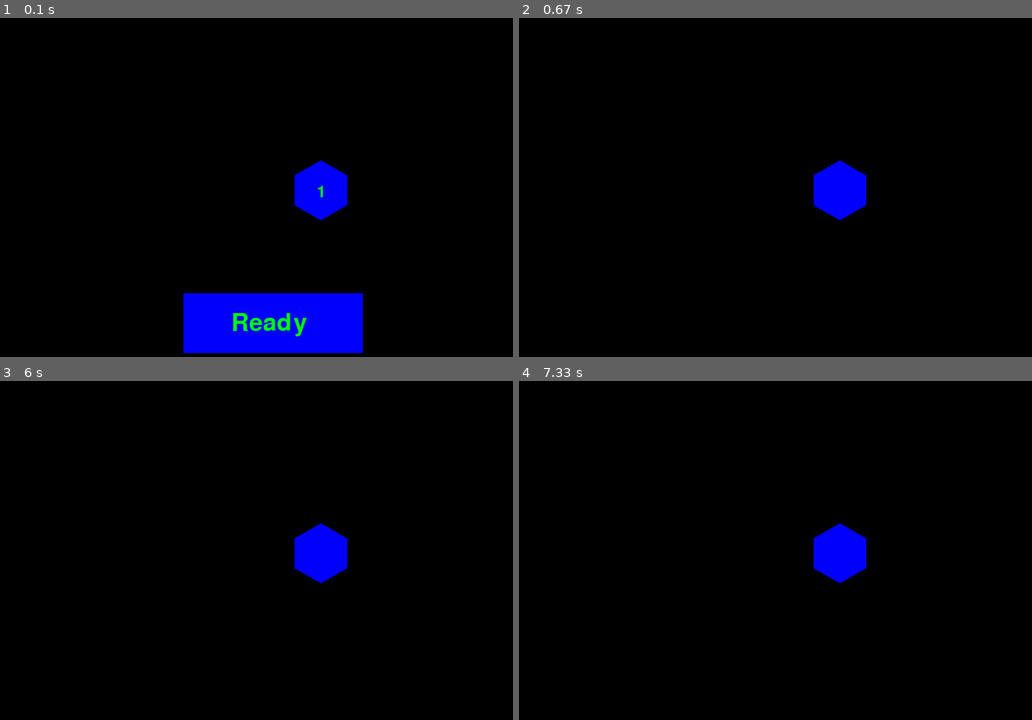
Above: before the commit, frames 1-4 (two rows, left to right).
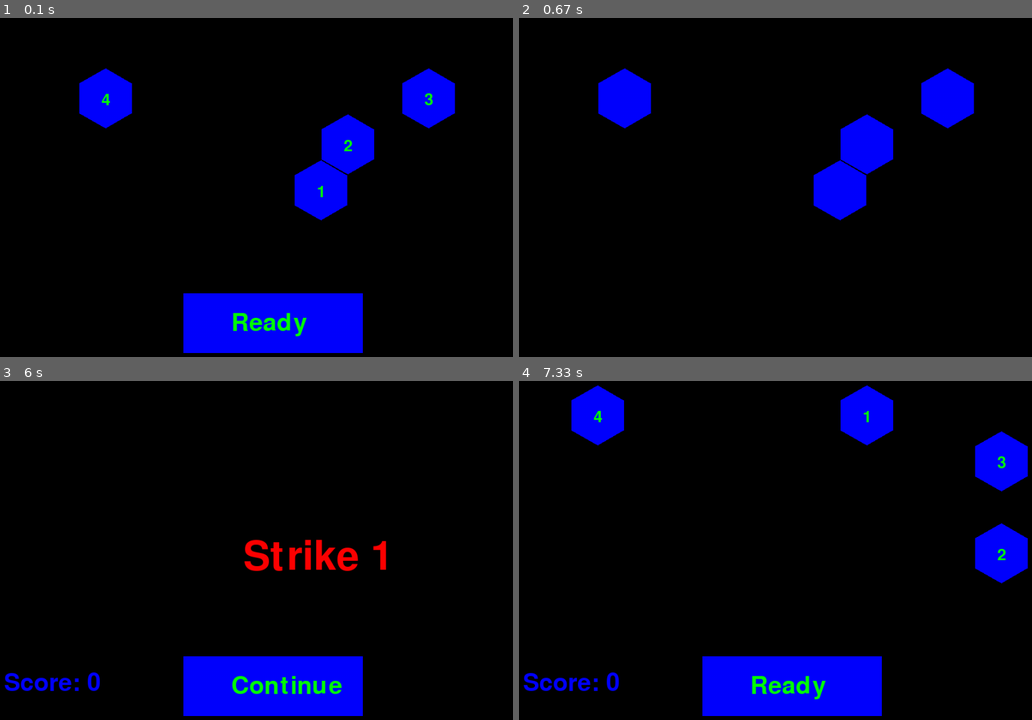
Above: after the commit, the same moments.

Repository: znavarra/Memory-Game
Game: pygame game, started from memory pygame.py
The game is run twice, just before and just after one commit, with the same random seed, the same clock (stepped at 60 frames per second) and the same inputs.
Inputs (mouse positions are in pixels of both pictures, inside the frame that each line leads up to):
- Up to frame 1 (0.1 s): no input
- Up to frame 2 (0.67 s): press the mouse at (790, 323) at 0.37 s; move the mouse to (698, 231) at 0.47 s; release the mouse at (606, 140) at 0.6 s
- Up to frame 3 (6 s): click (364, 489) at 5.72 s
- Up to frame 4 (7.33 s): press the mouse at (790, 686) at 6.03 s; move the mouse to (693, 611) at 6.13 s; release the mouse at (595, 536) at 6.27 s

The runs differ from the first frame. In frame 1, 4.2% of the frame differs, in the area x 15-89%, y 14-47%; in frame 2, 4.2%; in frame 3, 8.7%; in frame 4, 14%, in the area x 0-100%, y 1-99%.

Commit message:
implemented timer to measure duration before being ready

Diff:
--- a/memory pygame.py
+++ b/memory pygame.py
@@ -7,10 +7,15 @@
 
 width = 1000
 height = 700
+screen = pygame.display.set_mode((width,height))
+
 blue = (0, 0, 255)
 red = (255, 0, 0)
 green = (0, 255, 0)
 black = (0, 0 , 0)
+pink = (255, 16, 240)
+
+clock = pygame.time.Clock()
 font = pygame.font.SysFont(None, 40)
 score_font = pygame.font.SysFont(None, 60)
 game_over_font = pygame.font.SysFont(None, 100)
@@ -19,6 +24,7 @@
 ready_rect = Rect(350, 500, 300, 100)
 score_rect = Rect(50,525,300,100)
 
+time = []
 hexes = {}
 clicked = {}
 order = {}
@@ -26,6 +32,7 @@
 scored = 0
 r = 50
 count = 0
+
 for k in range(5):
 
     if k%2 == 1:
@@ -48,7 +55,7 @@
         clicked[count] = False
         count += 1
 
-screen = pygame.display.set_mode((width,height))
+
 
 def generate_polygons(num):
 
@@ -128,10 +135,17 @@
         strike_state = False
         play_again()
 
+def timer():
+    current_time = pygame.time.get_ticks()
+    duration = current_time - start_time
+    ready_time = [duration,scored]
+    time.append(ready_time)
 
 clicks = 0
+start_time = 0
+current_time = 0
 run = True
-number = 1
+number = 4
 game_over = False
 ready_click = False
 strike = 0
@@ -154,6 +168,8 @@
 
             if ready_rect.collidepoint(pos) and ready_click == False:
 
+                timer()
+
                 for hex in sample:
 
                     pygame.draw.polygon(screen,blue,hexes[hex])
@@ -178,6 +194,7 @@
 
                         if clicks == number:
                             number += 1
+                            start_time = pygame.time.get_ticks()
                             score(clicks)
                             generate_polygons(number)
                             ready_click = False
@@ -191,6 +208,7 @@
                 screen.blit(continue_img, (430,530))
 
                 if ready_rect.collidepoint(pos):
+                    start_time = pygame.time.get_ticks()
                     strike_state = False
                     ready_click = False
                     screen.fill(black)
@@ -205,14 +223,17 @@
             if play_again_rect.collidepoint(pos):
 
                 screen.fill(black)
-                number = 1
+                number = 4
                 generate_polygons(number)
                 ready()
                 game_over = False
                 ready_click = False
                 strike = 0
+                start_time = 0
 
 
     pygame.display.update()
 
 pygame.quit()
+
+print(time)
